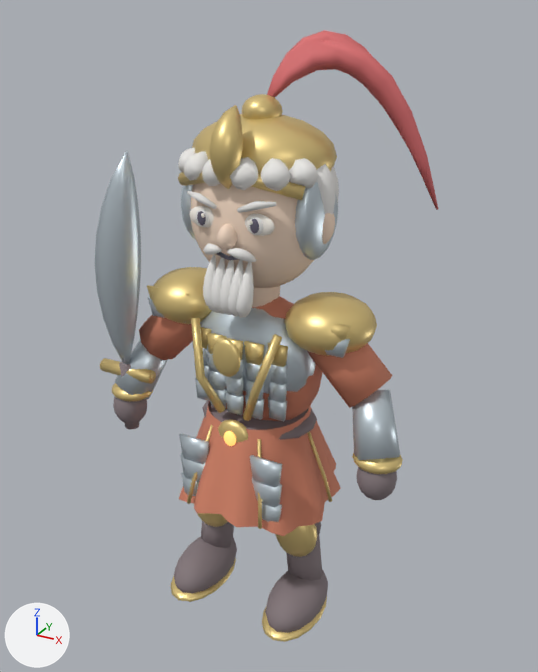
A saved change to the glTF model samkok/web/models/11-e1.glb.
Before and after are seen from a camera (50 mm lens) standing at (1.87, -3.29, 3.43) and looking at (0.03, 0.07, 1.75). Every picture has the same lights, and +X, +Y and +Z are marked at lower left. The first picture is the older version.

In view in the first picture: '11_T1_Amber Veteran_Mesh'.
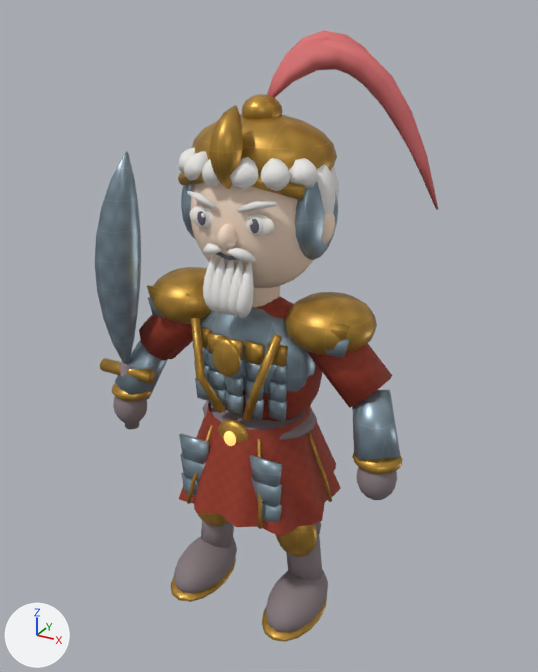
Where the change shows, as pixel boxes (x1, y1, x2, y2) in the pictures (538 x 672 px):
'11_T1_Amber Veteran_Mesh', surface changed (darker)
    both: (95, 92, 403, 642)

Edits to the bpy script that builds the scene:
```text
Add img_surface_normal_false:
    img_surface_normal_false = load_image('surface-normal-False', '_unpacked/surface-normal-False', 256, 256, 'Non-Color')
Add img_engraved_9aafbd:
    img_engraved_9aafbd = load_image('engraved-9aafbd', '_unpacked/engraved-9aafbd', 256, 256, 'sRGB')
Add img_engraved_c99a3f:
    img_engraved_c99a3f = load_image('engraved-c99a3f', '_unpacked/engraved-c99a3f', 256, 256, 'sRGB')
Add img_surface_normal_true:
    img_surface_normal_true = load_image('surface-normal-True', '_unpacked/surface-normal-True', 256, 256, 'Non-Color')
Add img_weave_a63a23:
    img_weave_a63a23 = load_image('weave-a63a23', '_unpacked/weave-a63a23', 256, 256, 'sRGB')
Change mat_silk_a63a23:
    where n0 = _N.new('ShaderNodeBsdfPrincipled'); n0.name = 'Principled BSDF'
    remove n0.inputs[0].default_value = (0.651, 0.227, 0.137, 1.0)  # 'Base Color', orange #d38367
    add n2 = _N.new('ShaderNodeTexImage'); n2.name = 'Image Texture'
    add n2.image = img_weave_a63a23
    add n3 = _N.new('ShaderNodeNormalMap'); n3.name = 'Normal Map'
    add n3.uv_map = 'UVMap'
    add n3.inputs[0].default_value = 0.28  # 'Strength'
    add n4 = _N.new('ShaderNodeTexImage'); n4.name = 'Image Texture.001'
    add n4.image = img_surface_normal_true
    add _L.new(n2.outputs[0], n0.inputs[0])  # 'Color' to 'Base Color'
    add _L.new(n3.outputs[0], n0.inputs[5])  # 'Normal' to 'Normal'
    add _L.new(n4.outputs[0], n3.inputs[1])  # 'Color' to 'Color'
Change mat_antique_gold:
    where n0 = _N.new('ShaderNodeBsdfPrincipled'); n0.name = 'Principled BSDF'
    remove n0.inputs[0].default_value = (0.788, 0.604, 0.247, 1.0)  # 'Base Color', yellow #e6cc88
    add n2 = _N.new('ShaderNodeTexImage'); n2.name = 'Image Texture'
    add n2.image = img_engraved_c99a3f
    add n3 = _N.new('ShaderNodeNormalMap'); n3.name = 'Normal Map'
    add n3.uv_map = 'UVMap'
    add n3.inputs[0].default_value = 0.45  # 'Strength'
    add n4 = _N.new('ShaderNodeTexImage'); n4.name = 'Image Texture.001'
    add n4.image = img_surface_normal_false
    add _L.new(n2.outputs[0], n0.inputs[0])  # 'Color' to 'Base Color'
    add _L.new(n3.outputs[0], n0.inputs[5])  # 'Normal' to 'Normal'
    add _L.new(n4.outputs[0], n3.inputs[1])  # 'Color' to 'Color'
Change mat_steel:
    where n0 = _N.new('ShaderNodeBsdfPrincipled'); n0.name = 'Principled BSDF'
    remove n0.inputs[0].default_value = (0.604, 0.686, 0.741, 1.0)  # 'Base Color', light grey #ccd8df
    add n2 = _N.new('ShaderNodeTexImage'); n2.name = 'Image Texture'
    add n2.image = img_engraved_9aafbd
    add n3 = _N.new('ShaderNodeNormalMap'); n3.name = 'Normal Map'
    add n3.uv_map = 'UVMap'
    add n3.inputs[0].default_value = 0.45  # 'Strength'
    add n4 = _N.new('ShaderNodeTexImage'); n4.name = 'Image Texture.001'
    add n4.image = img_surface_normal_false
    add _L.new(n2.outputs[0], n0.inputs[0])  # 'Color' to 'Base Color'
    add _L.new(n3.outputs[0], n0.inputs[5])  # 'Normal' to 'Normal'
    add _L.new(n4.outputs[0], n3.inputs[1])  # 'Color' to 'Color'
Change me_11_t1_amber_veteran_mesh:
    where me_11_t1_amber_veteran_mesh.from_pydata(...)  # 9082 vertices, 16596 faces; spans x -0.98..0.92, y -0.48..0.49, z 0.02..3.34
    used by ob_11_t1_amber_veteran_mesh; location = (0.0, 0.0, 0.0)
    me_11_t1_amber_veteran_mesh part 1: texture (UV) coordinates changed
```
